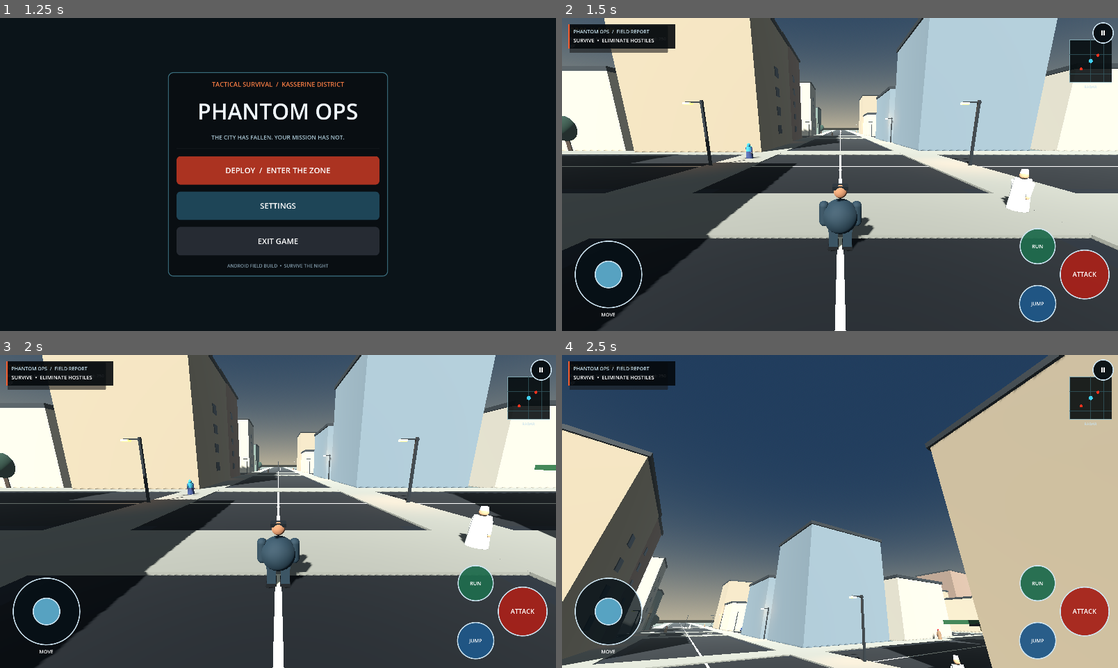
Above: before the commit, frames 1-4 (two rows, left to right).
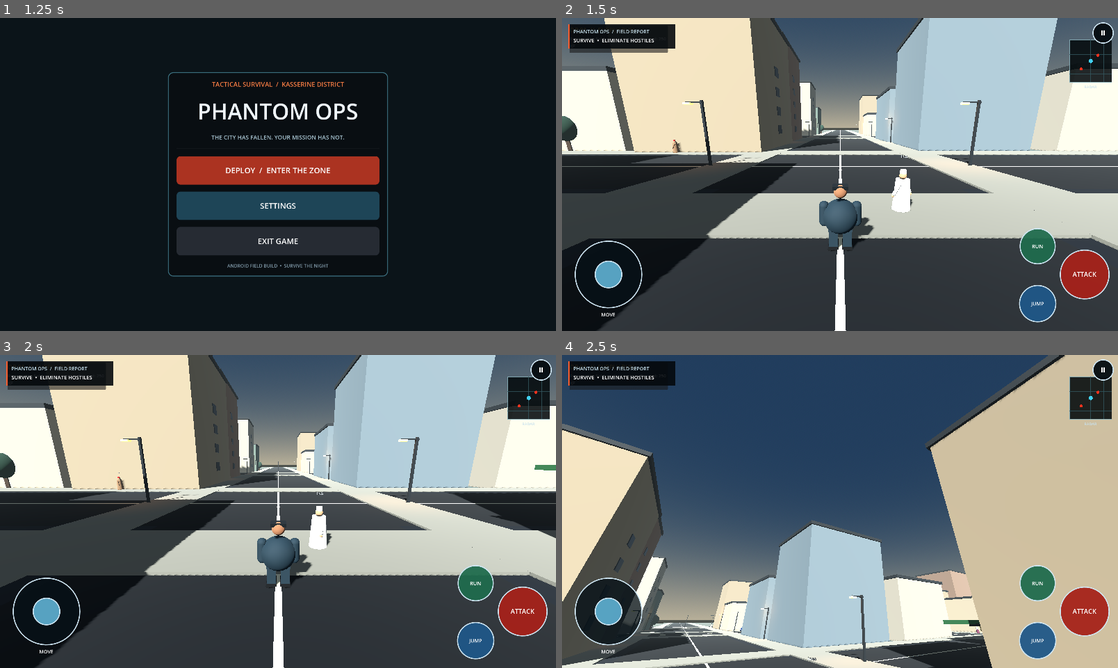
Above: after the commit, the same moments.

Repository: Gass-OS/Phantom-Ops
Game: Godot game, scene res://scenes/phantom_intro.tscn
The game is run twice, just before and just after one commit, with the same random seed, the same clock (stepped at 60 frames per second) and the same inputs.
Inputs (mouse positions are in pixels of both pictures, inside the frame that each line leads up to):
- Up to frame 1 (1.25 s): click "CONTINUE" at 0.5 s
- Up to frame 2 (1.5 s): click "DEPLOY / ENTER THE ZONE" at 1.25 s
- Up to frame 3 (2 s): no input
- Up to frame 4 (2.5 s): tap Enter (ui_accept) at 2 s; drag from (840, 511) to (895, 442) at 2.02 s

Frame 1 is identical in both runs. In frame 2, 1.0% of the frame differs, in the area x 19-86%, y 35-63%; in frame 3, 1.0%, in the area x 21-89%, y 36-63%; in frame 4, 0.1%.

Commit message:
Add citizen nameplates and smart daily-life idle actions

Diff:
--- a/project/scripts/citizen.gd
+++ b/project/scripts/citizen.gd
@@ -18,6 +18,10 @@
 var arm_r: Node3D
 var leg_l: Node3D
 var leg_r: Node3D
+var nameplate: Label3D
+var citizen_name := ""
+var action_timer := 0.0
+var action_state := "walking"
 
 var skins = [Color(0.87, 0.70, 0.52), Color(0.76, 0.58, 0.42), Color(0.68, 0.50, 0.36)]
 var robe_colors = [Color(0.93, 0.90, 0.82), Color(0.80, 0.78, 0.72), Color(0.55, 0.42, 0.30), Color(0.35, 0.40, 0.50)]
@@ -26,6 +30,8 @@
 
 func _ready() -> void:
 	add_to_group("civilian")
+	citizen_name = _pick_name()
+	_build_nameplate()
 	collision_layer = 2
 	collision_mask = 1 | 2 | 4
 	safe_margin = 0.06
@@ -48,6 +54,24 @@
 	col.shape = cap
 	add_child(col)
 	_build_model()
+
+func _pick_name() -> String:
+	var names := ["Youssef","Mariam","Amine","Salma","Sami","Ines","Karim","Nour","Fares","Lina","Hatem","Aya","Walid","Rania","Mahdi","Sana"]
+	return names[randi() % names.size()]
+
+func _build_nameplate() -> void:
+	nameplate = Label3D.new()
+	nameplate.name = "CitizenNameplate"
+	nameplate.text = citizen_name
+	nameplate.position = Vector3(0, 1.35, 0)
+	nameplate.billboard = BaseMaterial3D.BILLBOARD_ENABLED
+	nameplate.font_size = 28
+	nameplate.pixel_size = 0.0045
+	nameplate.modulate = Color(0.88, 0.95, 1.0, 0.92)
+	nameplate.outline_size = 5
+	nameplate.outline_modulate = Color(0.025, 0.04, 0.055, 0.95)
+	nameplate.no_depth_test = true
+	add_child(nameplate)
 
 func _lane_point(along: float) -> Vector3:
 	if axis == 0:
@@ -137,6 +161,14 @@
 	elif velocity.y < 0.0:
 		velocity.y = 0.0
 	flee_timer -= delta
+	action_timer -= delta
+	if action_timer <= 0.0:
+		action_timer = randf_range(3.0, 7.0)
+		if threat_dir.length_squared() < 0.001:
+			action_state = ["walking", "looking around", "checking phone", "waiting"][randi() % 4]
+	var camera := get_viewport().get_camera_3d()
+	if is_instance_valid(nameplate):
+		nameplate.visible = camera == null or global_position.distance_to(camera.global_position) < 34.0
 	if flee_timer <= 0.0:
 		flee_timer = 0.4
 		threat_dir = Vector3.ZERO
@@ -171,7 +203,7 @@
 		leg_l.rotation.x = -sin(walk_phase) * 0.48
 		leg_r.rotation.x = sin(walk_phase) * 0.48
 	else:
-		arm_l.rotation.x = lerpf(arm_l.rotation.x, 0.0, delta * 5.0)
+		arm_l.rotation.x = lerpf(arm_l.rotation.x, -0.18 if action_state == "checking phone" else 0.0, delta * 5.0)
 		arm_r.rotation.x = lerpf(arm_r.rotation.x, 0.0, delta * 5.0)
 		leg_l.rotation.x = lerpf(leg_l.rotation.x, 0.0, delta * 5.0)
 		leg_r.rotation.x = lerpf(leg_r.rotation.x, 0.0, delta * 5.0)
